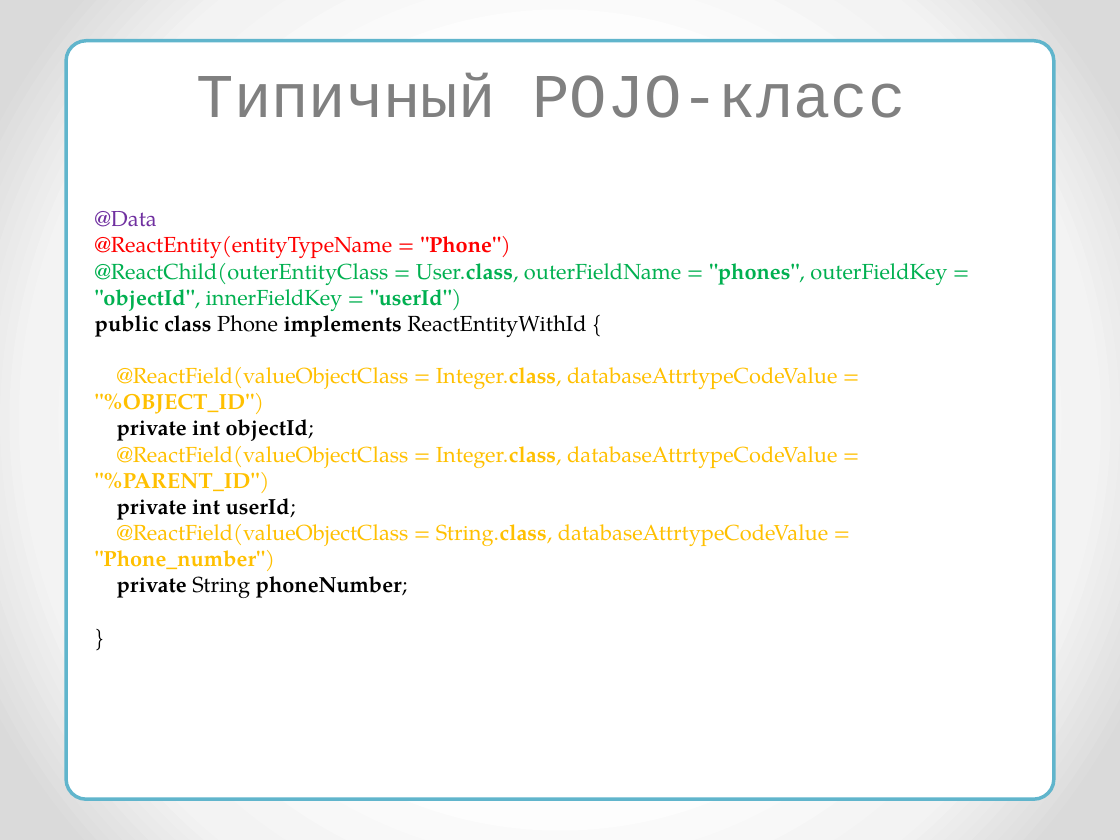
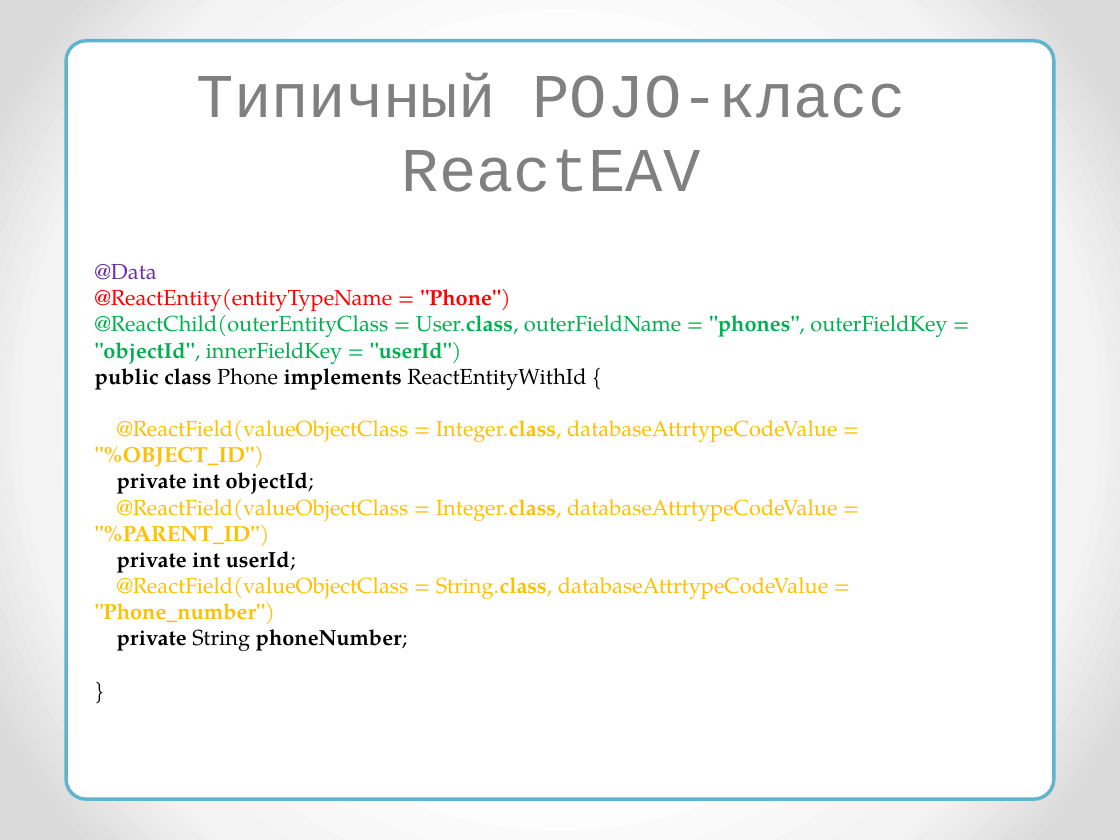
Before and after one commit to RedEyesDevelopment/NetCrackerProject, a slide deck: slide 39 of pres/reacteav/reacteav.pptx (slide 37 before the commit). Drawn at 1120x840 pixels with LibreOffice and Linux fonts; fonts in the diff are those of the drawing. Boxes give left, top, right and bottom in pixels: in the first picture for what was removed or moved away, otherwise in the second. Text is boxed around its words. In the diff, an @@ line names an element or a change of style, - is before the commit and + after.

```diff
--- a/pres/reacteav/reacteav.pptx
+++ b/pres/reacteav/reacteav.pptx
@@ text at (197,72,905,192): text changed @@
-Типичный POJO-класс
+Типичный POJO-класс ReactEAV
@@ text "@Data @ReactEntity(entityTypeName = "Phone") @ReactChild(out ...": place and size @@
-text "@Data @ReactEntity(entityTypeName = "Phone") @ReactChild(out ..." at (95,211,947,598)
+text "@Data @ReactEntity(entityTypeName = "Phone") @ReactChild(out ..." at (95,264,947,651)
```
Also in this commit, not shown: 7 other slides changed, 4 slides added.
